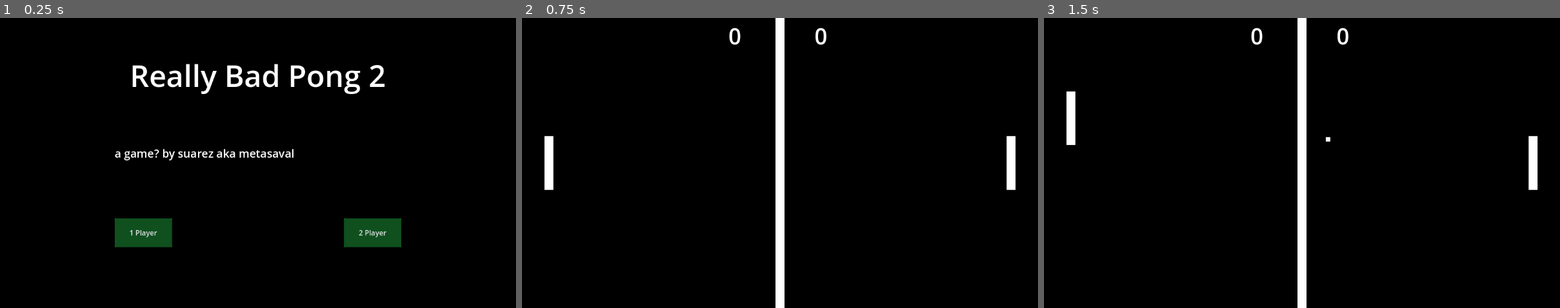
Above: before the commit, frames 1-3 (left to right).
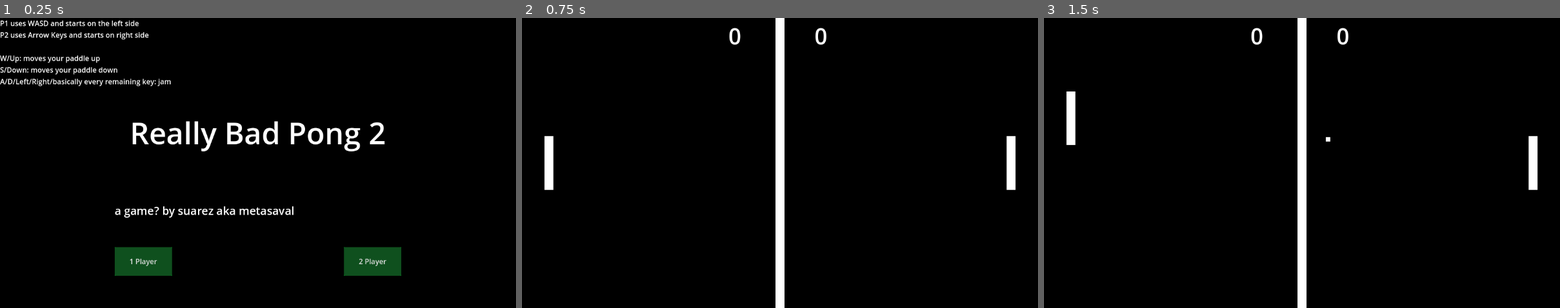
Above: after the commit, the same moments.

Repository: DDSuarez/ReallyBadPong2
Game: Godot game, scene res://main_menu.tscn
Same seed, same stepped clock (60 frames per second), same inputs: the game is played once before the commit and once after it.
Inputs:
- Up to frame 1 (0.25 s): no input
- Up to frame 2 (0.75 s): click "1 Player" at 0.5 s
- Up to frame 3 (1.5 s): tap Enter at 1.25 s; hold W (up) from 1.28 s (still down); tap Q (jam) at 1.35 s

The runs differ from the first frame. In frame 1, 9.8% of the frame differs, in the area x 0-78%, y 0-89%; in frame 2, nothing differs; in frame 3, nothing differs.

Commit message:
added controls to the main menu

Diff:
--- a/main_menu.tscn
+++ b/main_menu.tscn
@@ -12,7 +12,7 @@
 
 [node name="OnePlayer" type="Node2D" parent="."]
 texture_filter = 1
-position = Vector2(256, 448)
+position = Vector2(256, 512)
 metadata/_edit_group_ = true
 
 [node name="ColorRect" type="ColorRect" parent="OnePlayer"]
@@ -26,7 +26,7 @@
 text = "1 Player"
 
 [node name="TwoPlayer" type="Node2D" parent="."]
-position = Vector2(768, 448)
+position = Vector2(768, 512)
 metadata/_edit_group_ = true
 
 [node name="ColorRect" type="ColorRect" parent="TwoPlayer"]
@@ -43,9 +43,9 @@
 [node name="Title" type="Label" parent="."]
 texture_filter = 1
 offset_left = 256.0
-offset_top = 64.0
+offset_top = 192.0
 offset_right = 896.0
-offset_bottom = 192.0
+offset_bottom = 320.0
 theme_override_font_sizes/font_size = 67
 text = "Really Bad Pong 2"
 horizontal_alignment = 1
@@ -54,13 +54,24 @@
 [node name="Author" type="Label" parent="."]
 texture_filter = 1
 offset_left = 256.0
-offset_top = 192.0
+offset_top = 320.0
 offset_right = 896.0
-offset_bottom = 320.0
+offset_bottom = 448.0
 theme_override_font_sizes/font_size = 25
 text = "a game? by suarez aka metasaval"
 vertical_alignment = 2
 
+[node name="Controls" type="Label" parent="."]
+texture_filter = 1
+offset_right = 413.0
+offset_bottom = 153.0
+text = "P1 uses WASD and starts on the left side
+P2 uses Arrow Keys and starts on right side
+
+W/Up: moves your paddle up
+S/Down: moves your paddle down
+A/D/Left/Right/basically every remaining key: jam"
+
 [connection signal="pressed" from="OnePlayer/OnePlayerMode" to="." method="_on_one_player_mode_pressed"]
 [connection signal="pressed" from="TwoPlayer/TwoPlayerMode" to="." method="_on_one_player_mode_pressed"]
 [connection signal="pressed" from="TwoPlayer/TwoPlayerMode" to="." method="_on_two_player_mode_pressed"]
